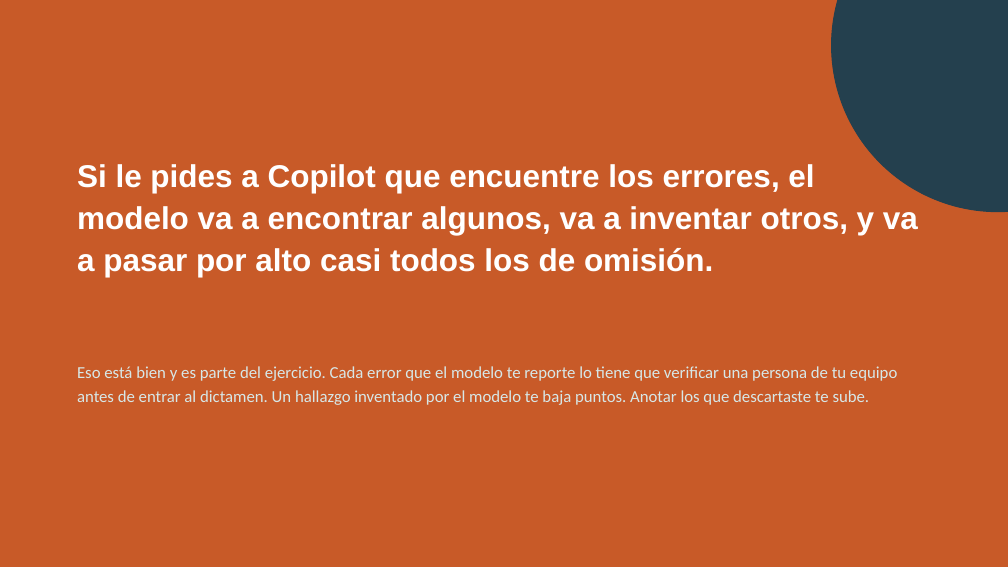
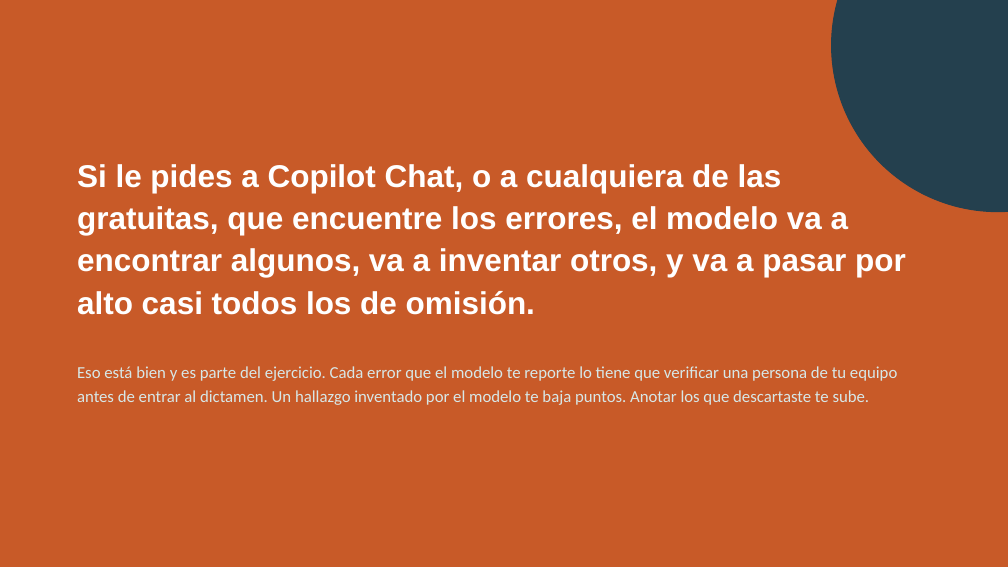
Before and after one commit to marvtrejo/curso-inegi-gen-ai, a slide deck: slide 15 of sesion-03/Sesion_03_Validacion_Critica.pptx (slide 12 before the commit). Drawn at 1008x567 pixels with LibreOffice and Linux fonts; fonts in the diff are those of the drawing. Boxes give left, top, right and bottom in pixels: in the first picture for what was removed or moved away, otherwise in the second. Text is boxed around its words. In the diff, an @@ line names an element or a change of style, - is before the commit and + after.

```diff
--- a/sesion-03/Sesion_03_Validacion_Critica.pptx
+++ b/sesion-03/Sesion_03_Validacion_Critica.pptx
@@ text at (77,164,906,315): text changed @@
-Si le pides a Copilot que encuentre los errores, el modelo va a encontrar algunos, va a inventar otros, y va a pasar por alto casi todos los de omisión.
+Si le pides a Copilot Chat, o a cualquiera de las gratuitas, que encuentre los errores, el modelo va a encontrar algunos, va a inventar otros, y va a pasar por alto casi todos los de omisión.
```
Also in this commit, not shown: 5 other slides changed, 3 slides added, 2 other files.
